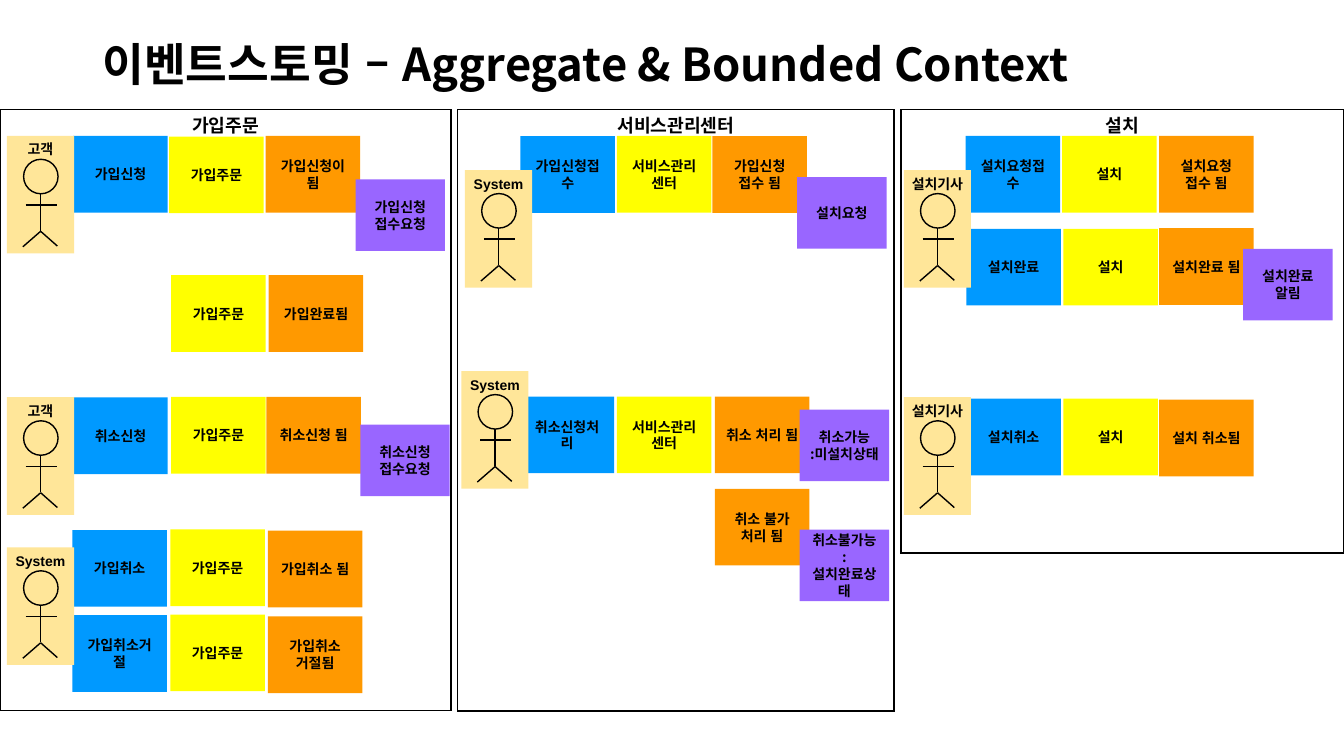
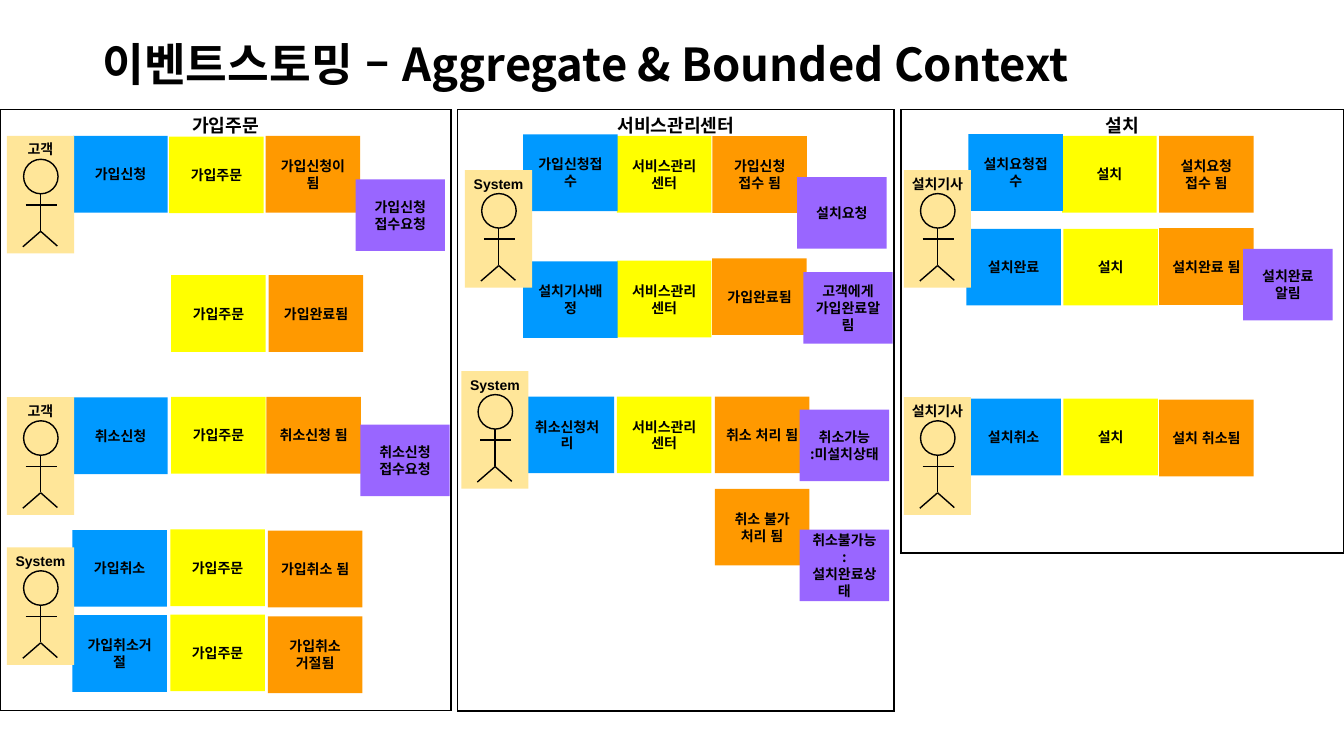
Before and after one commit to jisujin/ipTVShopProject, a slide deck: slide 14 of 실습프로젝트설계_ipTVShopProject.pptx (slide 15 before the commit). Drawn at 1344x756 pixels with LibreOffice and Linux fonts; fonts in the diff are those of the drawing. Boxes give left, top, right and bottom in pixels: in the first picture for what was removed or moved away, otherwise in the second. Text is boxed around its words. In the diff, an @@ line names an element or a change of style, - is before the commit and + after.

```diff
--- a/실습프로젝트설계_ipTVShopProject.pptx
+++ b/실습프로젝트설계_ipTVShopProject.pptx
@@ rectangle added at <box>523,261,618,338</box>, fill #0099FF, 10 pt, text #000000, bold @@
+설치기사배정
@@ rectangle added at <box>617,261,712,338</box>, fill #FFFF00, 10 pt, text #000000, bold @@
+서비스관리센터
@@ rectangle added at <box>713,258,808,335</box>, fill #FF9900, 10 pt, text #000000, bold @@
+가입완료됨
@@ rectangle added at <box>804,272,893,344</box>, fill #9966FF, 10 pt, text #000000, bold @@
+고객에게 가입완료알림
```
Also in this commit, not shown: 8 other slides changed, 9 slides added, 5 slides removed.
